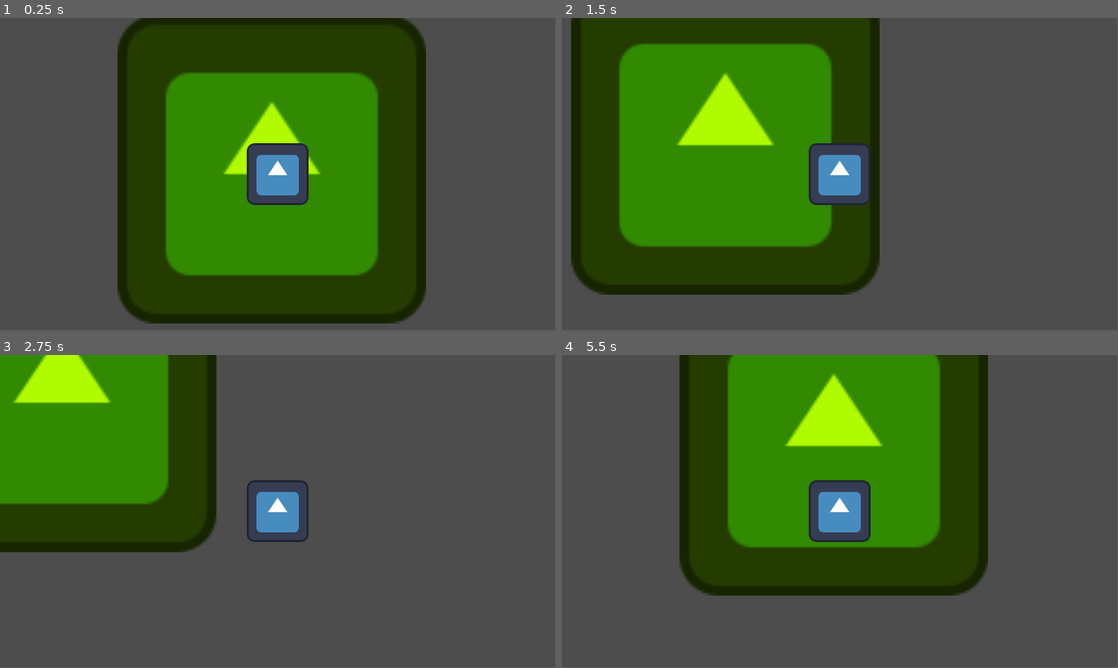
Above: before the commit, frames 1-4 (two rows, left to right).
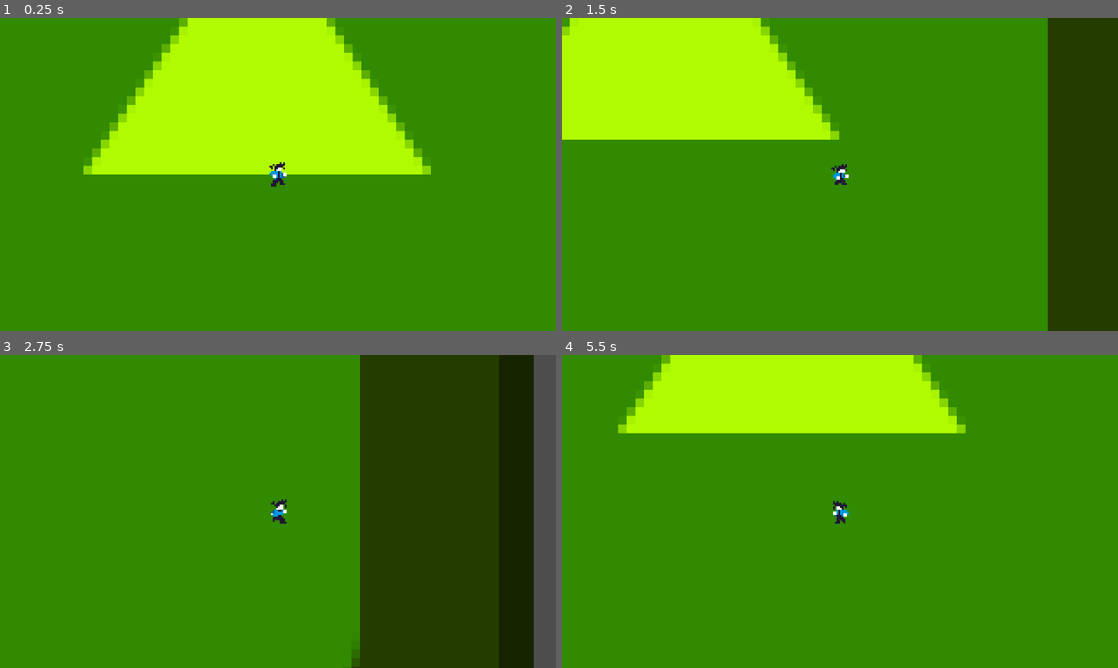
Above: after the commit, the same moments.

Repository: KleytonL/ProjetoExtensao
Game: Godot game, scene res://scenes/world.tscn
Same seed, same stepped clock (60 frames per second), same inputs: the game is played once before the commit and once after it. Before the commit the project starts from res://world.tscn. The engine's default icon, where the game draws it, is replaced by a stand-in: a white triangle on a blue panel in a dark square.
Inputs:
- Up to frame 1 (0.25 s): no input
- Up to frame 2 (1.5 s): tap Enter at 0.5 s; hold Right (ui_right) 0.53-1.28 s; hold Down (ui_down) from 1.28 s (still down)
- Up to frame 3 (2.75 s): release Down (ui_down) at 2.03 s; hold Right (ui_right) from 2.03 s (still down)
- Up to frame 4 (5.5 s): release Right (ui_right) at 2.78 s; hold Up (ui_up) 2.78-3.53 s; hold Left (ui_left) 3.53-5.03 s; hold Down (ui_down) from 5.03 s (still down)
In our replay, the window is 799x449 before the commit and 800x450 after it. These sizes can differ from the game's own. Grey fills any space a smaller window leaves; there, only what the larger window draws over its background counts as a difference.

The runs differ from the first frame. In frame 1, 88% of the frame differs, in the area x 0-100%, y 0-100%; in frame 2, 85%; in frame 3, 84%; in frame 4, 87%.

Commit message:
Adicionando animação e organizando diretório

Diff:
--- a/player.tscn
+++ /dev/null
@@ -1,19 +0,0 @@
-[gd_scene load_steps=4 format=3 uid="uid://c5qfijvh88uqm"]
-
-[ext_resource type="Script" uid="uid://dvi2mnhktqoic" path="res://player.gd" id="1_onrkg"]
-[ext_resource type="Texture2D" uid="uid://bjg1b53dlduv" path="res://icon.svg" id="2_i3pqv"]
-
-[sub_resource type="RectangleShape2D" id="RectangleShape2D_hqtel"]
-size = Vector2(119, 118)
-
-[node name="Player" type="CharacterBody2D"]
-script = ExtResource("1_onrkg")
-
-[node name="Sprite2D" type="Sprite2D" parent="."]
-texture = ExtResource("2_i3pqv")
-
-[node name="CollisionShape2D" type="CollisionShape2D" parent="."]
-position = Vector2(0.5, 0)
-shape = SubResource("RectangleShape2D_hqtel")
-
-[node name="Camera2D" type="Camera2D" parent="."]
--- a/project.godot
+++ b/project.godot
@@ -12,10 +12,19 @@
 
 config/name="ProjetoExtensao"
 run/main_scene="uid://rtuwmx00d3gh"
-config/features=PackedStringArray("4.4", "GL Compatibility")
+config/features=PackedStringArray("4.5", "GL Compatibility")
 config/icon="res://icon.svg"
+
+[display]
+
+window/size/viewport_width=320
+window/size/viewport_height=180
+window/size/window_width_override=1280
+window/size/window_height_override=720
+window/stretch/mode="canvas_items"
 
 [rendering]
 
+textures/canvas_textures/default_texture_filter=0
 renderer/rendering_method="gl_compatibility"
 renderer/rendering_method.mobile="gl_compatibility"
--- /dev/null
+++ b/scenes/player.tscn
@@ -0,0 +1,148 @@
+[gd_scene load_steps=22 format=3 uid="uid://c5qfijvh88uqm"]
+
+[ext_resource type="Script" uid="uid://dvi2mnhktqoic" path="res://scripts/player.gd" id="1_onrkg"]
+[ext_resource type="Texture2D" uid="uid://b5v2ipax1ogj4" path="res://resources/Sprite-0001.png" id="2_onrkg"]
+[ext_resource type="Texture2D" uid="uid://e43j0ev47lfn" path="res://resources/Sprite-0002.png" id="3_qhqgy"]
+
+[sub_resource type="AtlasTexture" id="AtlasTexture_i3pqv"]
+atlas = ExtResource("2_onrkg")
+region = Rect2(0, 0, 16, 16)
+
+[sub_resource type="AtlasTexture" id="AtlasTexture_hqtel"]
+atlas = ExtResource("2_onrkg")
+region = Rect2(16, 0, 16, 16)
+
+[sub_resource type="AtlasTexture" id="AtlasTexture_sweqy"]
+atlas = ExtResource("2_onrkg")
+region = Rect2(32, 0, 16, 16)
+
+[sub_resource type="AtlasTexture" id="AtlasTexture_2hs0m"]
+atlas = ExtResource("2_onrkg")
+region = Rect2(48, 0, 16, 16)
+
+[sub_resource type="AtlasTexture" id="AtlasTexture_1jxqw"]
+atlas = ExtResource("2_onrkg")
+region = Rect2(64, 0, 16, 16)
+
+[sub_resource type="AtlasTexture" id="AtlasTexture_dw050"]
+atlas = ExtResource("2_onrkg")
+region = Rect2(80, 0, 16, 16)
+
+[sub_resource type="AtlasTexture" id="AtlasTexture_dqkch"]
+atlas = ExtResource("3_qhqgy")
+region = Rect2(0, 0, 16, 16)
+
+[sub_resource type="AtlasTexture" id="AtlasTexture_qlg0r"]
+atlas = ExtResource("3_qhqgy")
+region = Rect2(16, 0, 16, 16)
+
+[sub_resource type="AtlasTexture" id="AtlasTexture_tuyoq"]
+atlas = ExtResource("3_qhqgy")
+region = Rect2(32, 0, 16, 16)
+
+[sub_resource type="AtlasTexture" id="AtlasTexture_fjrip"]
+atlas = ExtResource("3_qhqgy")
+region = Rect2(48, 0, 16, 16)
+
+[sub_resource type="AtlasTexture" id="AtlasTexture_smehm"]
+atlas = ExtResource("3_qhqgy")
+region = Rect2(64, 0, 16, 16)
+
+[sub_resource type="AtlasTexture" id="AtlasTexture_ur7pv"]
+atlas = ExtResource("3_qhqgy")
+region = Rect2(0, 16, 16, 16)
+
+[sub_resource type="AtlasTexture" id="AtlasTexture_y4r1p"]
+atlas = ExtResource("3_qhqgy")
+region = Rect2(16, 16, 16, 16)
+
+[sub_resource type="AtlasTexture" id="AtlasTexture_d2wvv"]
+atlas = ExtResource("3_qhqgy")
+region = Rect2(32, 16, 16, 16)
+
+[sub_resource type="AtlasTexture" id="AtlasTexture_3v2ag"]
+atlas = ExtResource("3_qhqgy")
+region = Rect2(48, 16, 16, 16)
+
+[sub_resource type="AtlasTexture" id="AtlasTexture_jej6c"]
+atlas = ExtResource("3_qhqgy")
+region = Rect2(64, 16, 16, 16)
+
+[sub_resource type="SpriteFrames" id="SpriteFrames_b26j0"]
+animations = [{
+"frames": [{
+"duration": 1.0,
+"texture": SubResource("AtlasTexture_i3pqv")
+}, {
+"duration": 1.0,
+"texture": SubResource("AtlasTexture_hqtel")
+}, {
+"duration": 1.0,
+"texture": SubResource("AtlasTexture_sweqy")
+}, {
+"duration": 1.0,
+"texture": SubResource("AtlasTexture_2hs0m")
+}, {
+"duration": 1.0,
+"texture": SubResource("AtlasTexture_1jxqw")
+}, {
+"duration": 1.0,
+"texture": SubResource("AtlasTexture_dw050")
+}],
+"loop": true,
+"name": &"idle",
+"speed": 8.0
+}, {
+"frames": [{
+"duration": 1.0,
+"texture": SubResource("AtlasTexture_dqkch")
+}, {
+"duration": 1.0,
+"texture": SubResource("AtlasTexture_qlg0r")
+}, {
+"duration": 1.0,
+"texture": SubResource("AtlasTexture_tuyoq")
+}, {
+"duration": 1.0,
+"texture": SubResource("AtlasTexture_fjrip")
+}, {
+"duration": 1.0,
+"texture": SubResource("AtlasTexture_smehm")
+}, {
+"duration": 1.0,
+"texture": SubResource("AtlasTexture_ur7pv")
+}, {
+"duration": 1.0,
+"texture": SubResource("AtlasTexture_y4r1p")
+}, {
+"duration": 1.0,
+"texture": SubResource("AtlasTexture_d2wvv")
+}, {
+"duration": 1.0,
+"texture": SubResource("AtlasTexture_3v2ag")
+}, {
+"duration": 1.0,
+"texture": SubResource("AtlasTexture_jej6c")
+}],
+"loop": true,
+"name": &"run",
+"speed": 12.0
+}]
+
+[sub_resource type="RectangleShape2D" id="RectangleShape2D_onrkg"]
+size = Vector2(16, 16)
+
+[node name="Player" type="CharacterBody2D"]
+script = ExtResource("1_onrkg")
+
+[node name="AnimatedSprite2D" type="AnimatedSprite2D" parent="."]
+sprite_frames = SubResource("SpriteFrames_b26j0")
+animation = &"run"
+frame = 2
+frame_progress = 0.6609807
+
+[node name="CollisionShape2D" type="CollisionShape2D" parent="."]
+shape = SubResource("RectangleShape2D_onrkg")
+
+[node name="Camera2D" type="Camera2D" parent="."]
+position_smoothing_speed = 20.0
--- a/world.tscn
+++ b/scenes/world.tscn
@@ -1,6 +1,6 @@
 [gd_scene load_steps=3 format=3 uid="uid://rtuwmx00d3gh"]
 
-[ext_resource type="PackedScene" uid="uid://c5qfijvh88uqm" path="res://player.tscn" id="1_f3sb7"]
+[ext_resource type="PackedScene" uid="uid://c5qfijvh88uqm" path="res://scenes/player.tscn" id="1_f3sb7"]
 [ext_resource type="Texture2D" uid="uid://bjg1b53dlduv" path="res://icon.svg" id="1_fj7yv"]
 
 [node name="World" type="Node2D"]
--- a/player.gd
+++ b/scripts/player.gd
@@ -1,10 +1,17 @@
 extends CharacterBody2D
 
 
-const SPEED = 300.0
+const SPEED = 100.0
+const DECELERATION = 300.0
 
+@onready var _animation = $AnimatedSprite2D
 
 func _physics_process(delta: float) -> void:
+
+	if velocity.x || velocity.y != 0:
+		_animation.play("run")
+	else:
+		_animation.play("idle")
 
 	# Get the input direction and handle the movement/deceleration.
 	# As good practice, you should replace UI actions with custom gameplay actions.
@@ -13,12 +20,13 @@
 
 	if direction_x:
 		velocity.x = direction_x * SPEED
+		_animation.flip_h = true if velocity.x < 0 else false
 	else:
-		velocity.x = move_toward(velocity.x, 0, SPEED)
+		velocity.x = move_toward(velocity.x, 0, DECELERATION * delta)
 
 	if direction_y:
 		velocity.y = direction_y * SPEED
 	else:
-		velocity.y = move_toward(velocity.y, 0, SPEED)
+		velocity.y = move_toward(velocity.y, 0, DECELERATION * delta)
 
 	move_and_slide()
Binary file added: resources/Sprite-0001.png
Not shown, added: resources/Sprite-0001.png.import
Binary file added: resources/Sprite-0002.png
Not shown, added: resources/Sprite-0002.png.import
Renamed: player.gd.uid -> scripts/player.gd.uid
